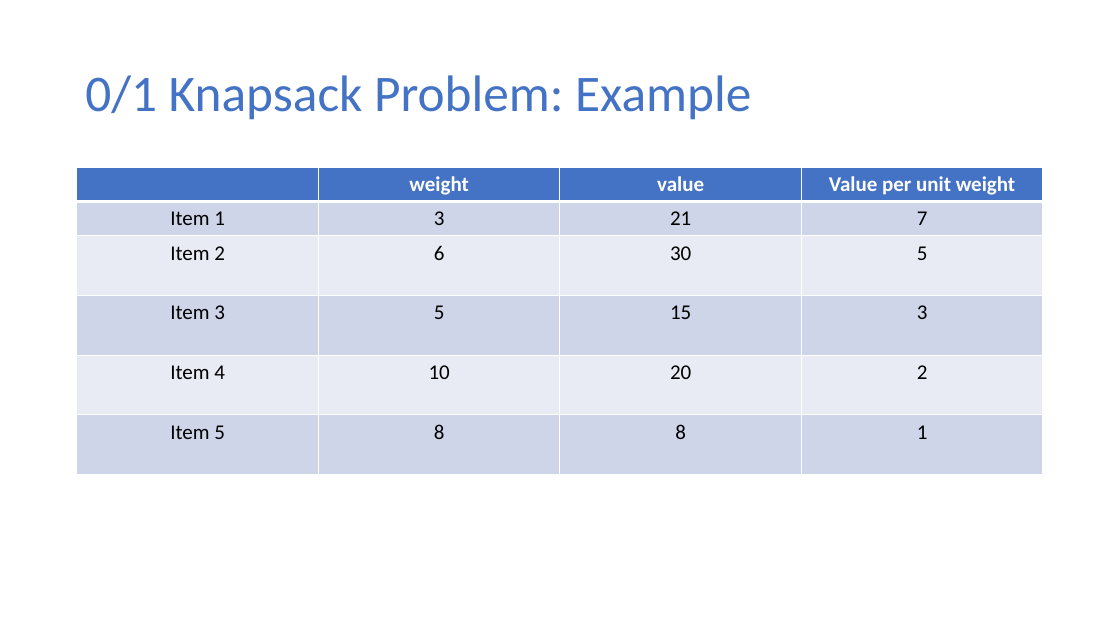
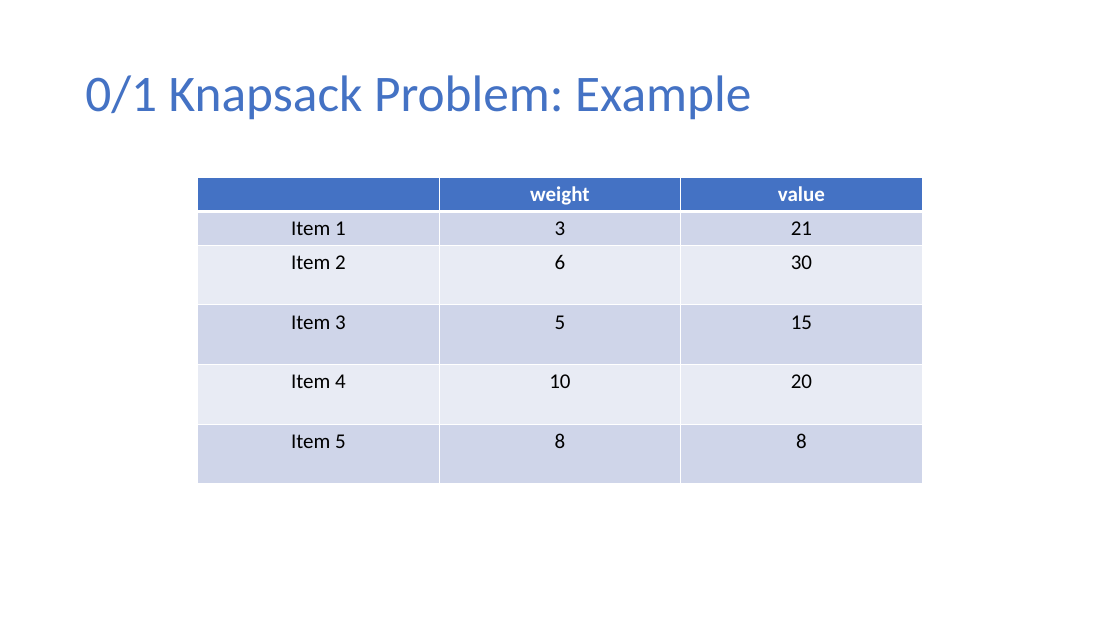
Before and after one commit to ekkapotc/EA2021, a slide deck: slide 31 of Slides/Lecture 14.pptx. Drawn at 1120x630 pixels with LibreOffice and Linux fonts; fonts in the diff are those of the drawing. Boxes give left, top, right and bottom in pixels: in the first picture for what was removed or moved away, otherwise in the second. Text is boxed around its words. In the diff, an @@ line names an element or a change of style, - is before the commit and + after.

Commit message:
Lecture 14 updated

```diff
--- a/Slides/Lecture 14.pptx
+++ b/Slides/Lecture 14.pptx
@@ table at [197,177,923,481] @@
-column 4: Value per unit weight | 7 | 5 | 3 | 2 | 1
@@ table: place and size @@
-table at [77,168,1045,471]
+table at [197,177,923,481]
```
